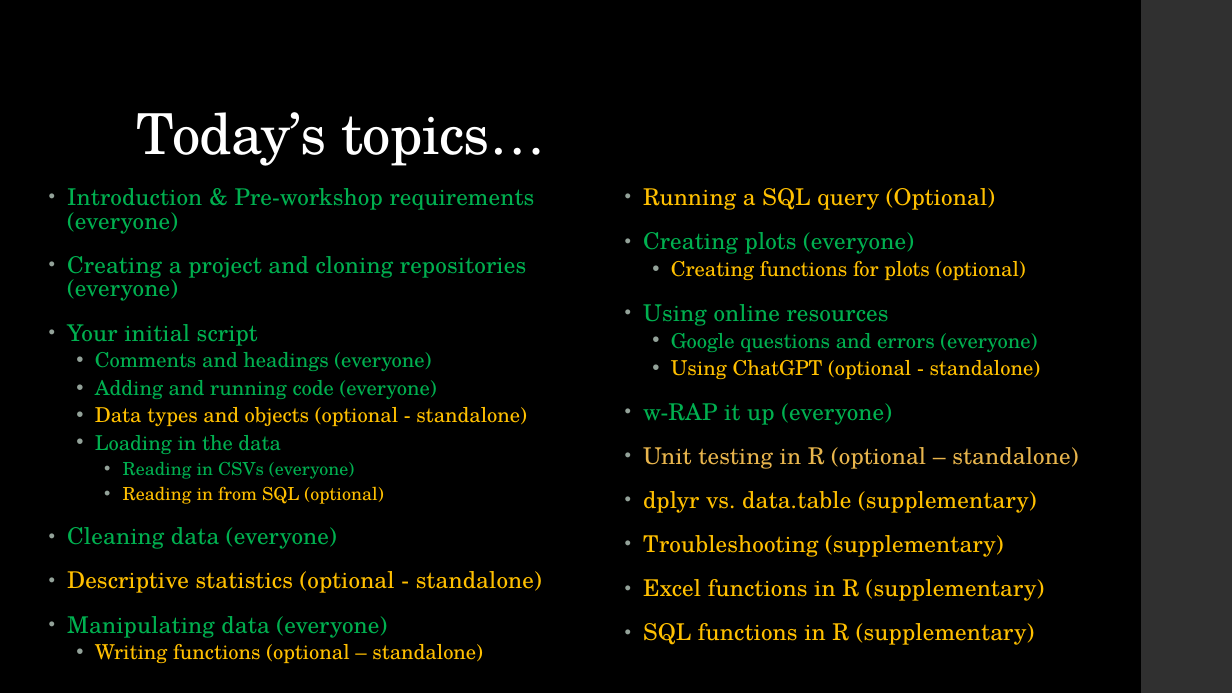
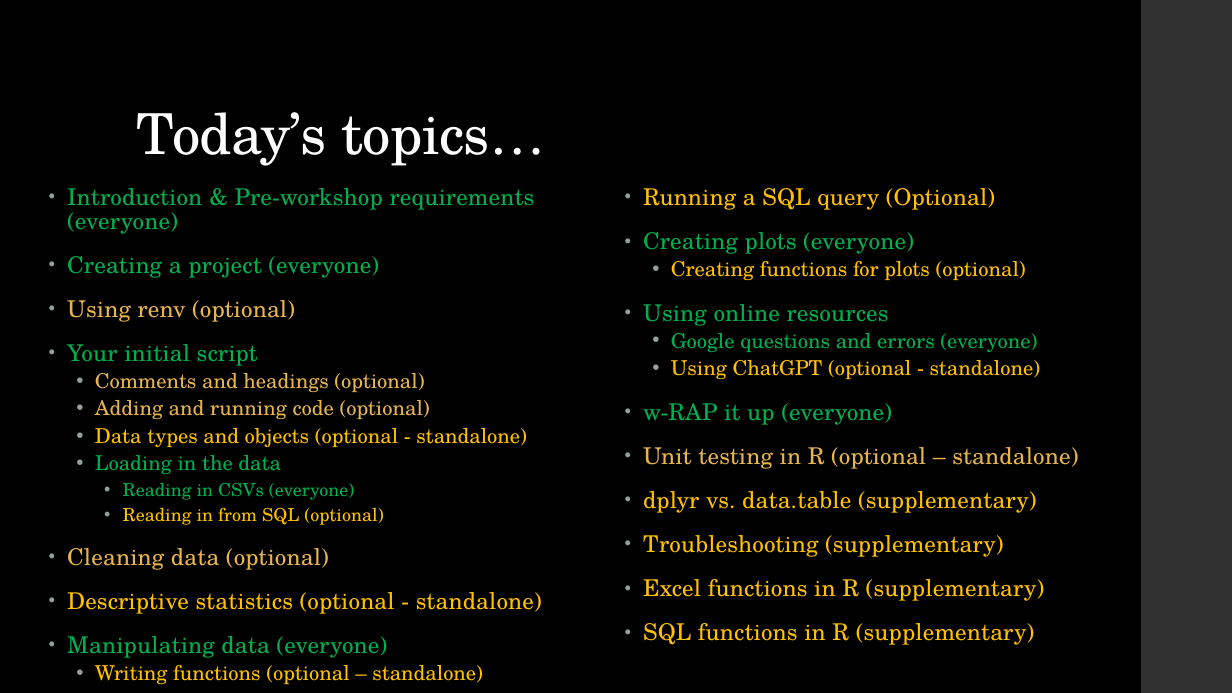
Before and after one commit to dfe-analytical-services/techskills_workshops, a slide deck: slide 12 of slides/workshopslides_HEAbespoke.pptx (slide 11 before the commit). Drawn at 1232x693 pixels with LibreOffice and Linux fonts; fonts in the diff are those of the drawing. Boxes give left, top, right and bottom in pixels: in the first picture for what was removed or moved away, otherwise in the second. Text is boxed around its words. In the diff, an @@ line names an element or a change of style, - is before the commit and + after.

```diff
--- a/slides/workshopslides_HEAbespoke.pptx
+++ b/slides/workshopslides_HEAbespoke.pptx
@@ text at (x1=67, y1=256, x2=379, y2=322): text changed @@
-• Creating a project and cloning repositories (everyone)
+• Creating a project (everyone)
+• Using renv (optional)
@@ text at (x1=95, y1=373, x2=430, y2=419): text changed; text colour #00B050 to #E8B54D @@
-  • Comments and headings (everyone)
-  • Adding and running code (everyone)
+  • Comments and headings (optional)
+  • Adding and running code (optional)
@@ text at (x1=67, y1=548, x2=329, y2=570): text changed; text colour #00B050 to #E8B54D @@
-• Cleaning data (everyone)
+• Cleaning data (optional)
```
Also in this commit, not shown: 1 other slide changed, 1 slide added, 4 other files.
